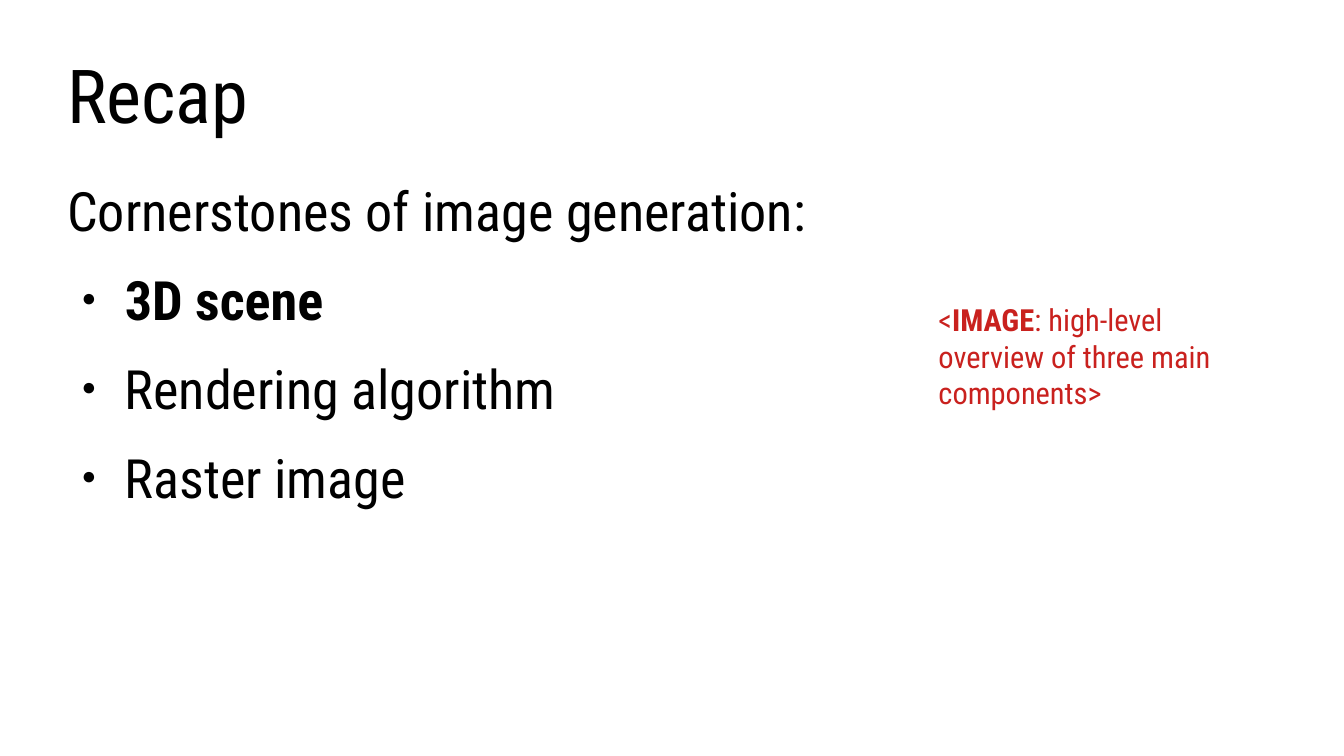
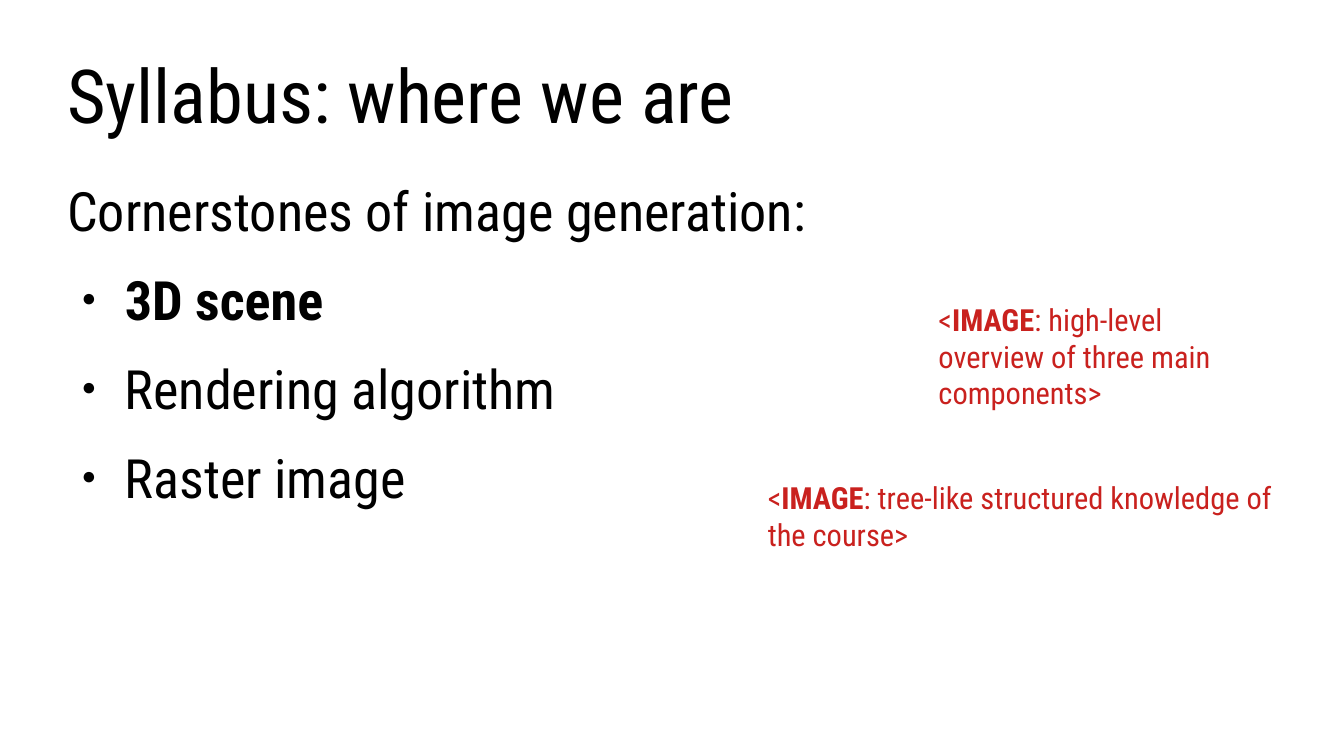
Before and after one commit to lorentzo/IntroductionToComputerGraphics, a slide deck: slide 2 of lectures/3_foundations_3d_scene/3_1_introduction_3d_scene.odp. Drawn at 1344x756 pixels with LibreOffice and Linux fonts; fonts in the diff are those of the drawing. Boxes give left, top, right and bottom in pixels: in the first picture for what was removed or moved away, otherwise in the second. Text is boxed around its words. In the diff, an @@ line names an element or a change of style, - is before the commit and + after.

```diff
--- a/lectures/3_foundations_3d_scene/3_1_introduction_3d_scene.odp
+++ b/lectures/3_foundations_3d_scene/3_1_introduction_3d_scene.odp
@@ title at (x1=67, y1=67, x2=734, y2=139): text changed @@
-Recap
+Syllabus: where we are
@@ text added at (x1=768, y1=486, x2=1272, y2=547), 18 pt, text #C9211E @@
+<IMAGE: tree-like structured knowledge of the course>
```
Also in this commit, not shown: 1 slide added, 1 slide removed, 4 other files.
